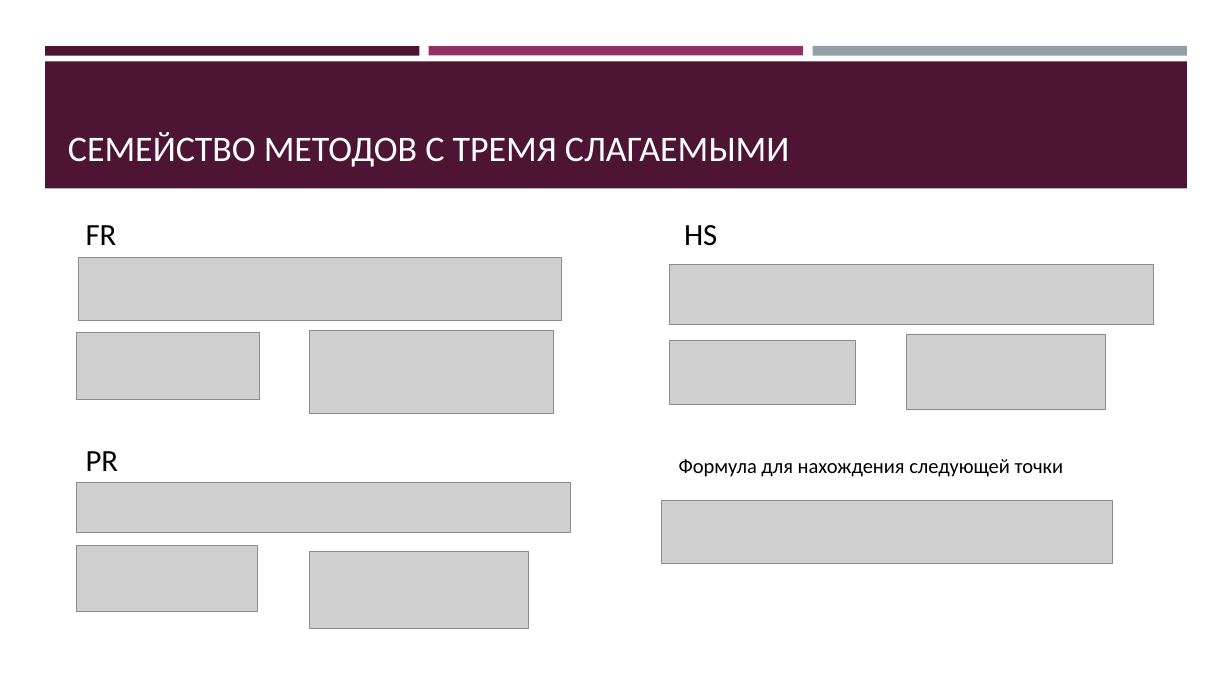
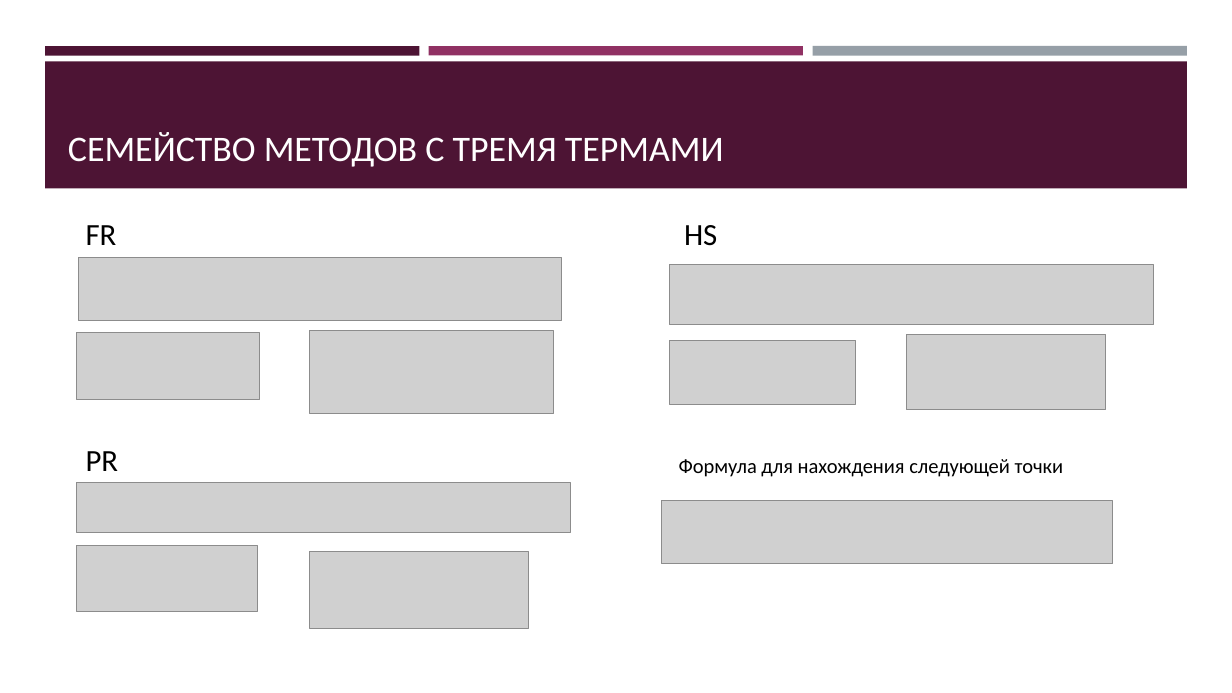
Before and after one commit to aaletov/decision-theory, a slide deck: slide 5 of presentation.pptx. Drawn at 1232x693 pixels with LibreOffice and Linux fonts; fonts in the diff are those of the drawing; grey boxes stand for pictures. Boxes give left, top, right and bottom in pixels: in the first picture for what was removed or moved away, otherwise in the second. Text is boxed around its words. In the diff, an @@ line names an element or a change of style, - is before the commit and + after.

```diff
--- a/presentation.pptx
+++ b/presentation.pptx
@@ title at (x1=68, y1=132, x2=724, y2=167): text changed @@
-СЕМЕЙСТВО МЕТОДОВ С ТРЕМЯ СЛАГАЕМЫМИ
+СЕМЕЙСТВО МЕТОДОВ С ТРЕМЯ ТЕРМАМИ
```
Also in this commit, not shown: 1 other slide changed, 5 other files.
